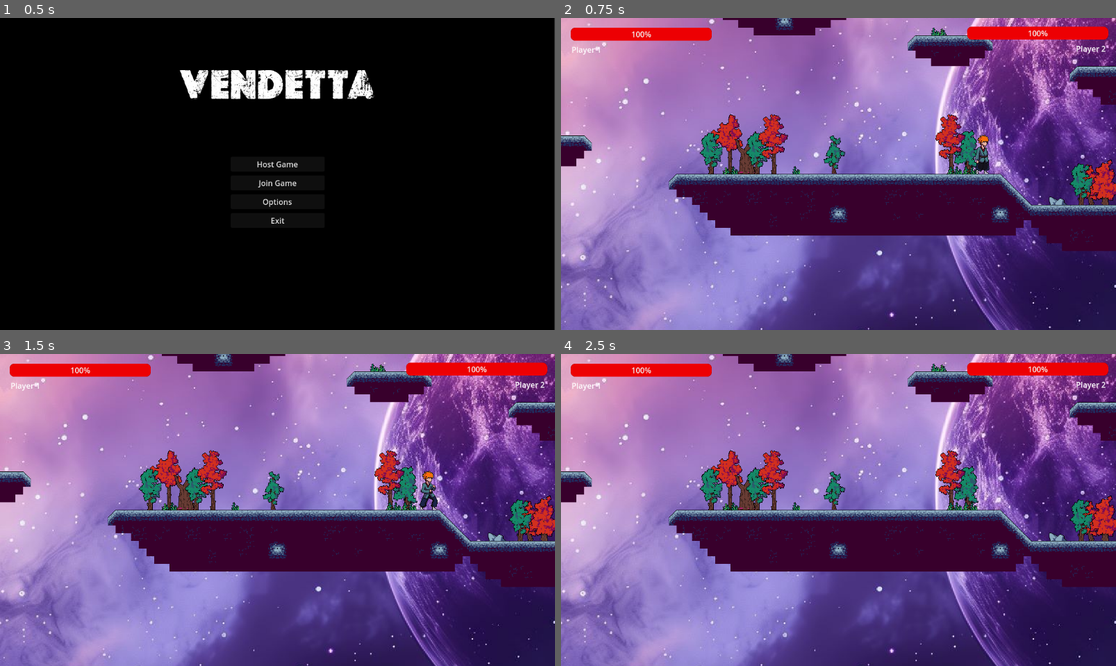
Above: before the commit, frames 1-4 (two rows, left to right).
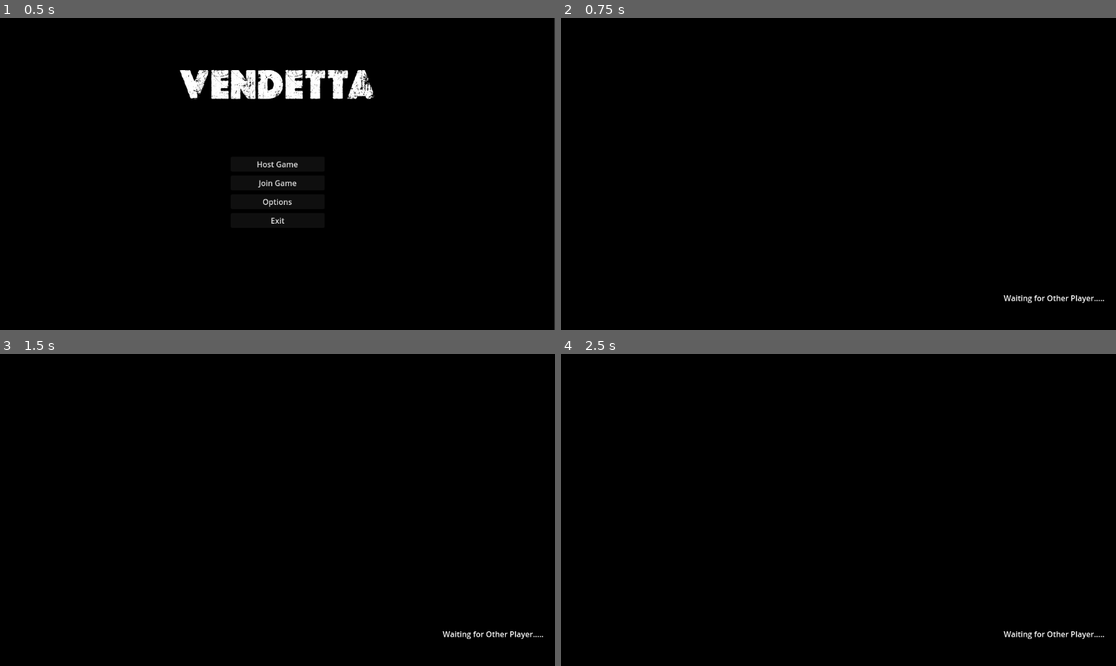
Above: after the commit, the same moments.

Repository: CharlieFour/Vendeta
Game: Godot game, scene res://scenes/menu.tscn
The game is run twice, just before and just after one commit, with the same random seed, the same clock (stepped at 60 frames per second) and the same inputs.
Inputs:
- Up to frame 1 (0.5 s): no input
- Up to frame 2 (0.75 s): click "Host Game" at 0.5 s
- Up to frame 3 (1.5 s): tap Enter at 1.25 s; hold D (move_right) from 1.28 s (still down); tap J (attack1) at 1.35 s
- Up to frame 4 (2.5 s): keep holding D (move_right); tap W (jump) at 1.52, 1.82, 2.27 s; tap K (attack2) at 1.55, 2.1 s; tap L (attack3) at 2.3 s

Frame 1 is identical in both runs. In frame 2, 100% of the frame differs, in the area x 0-100%, y 0-100%; in frame 3, 100%; in frame 4, 100%.

Commit message:
Matchmaking Improvised
As a player, I want a faster and more reliable matchmaking experience so that I can quickly connect with opponents and start playing without delays.

Diff:
--- a/project.godot
+++ b/project.godot
@@ -14,6 +14,10 @@
 run/main_scene="uid://ufir5bssedab"
 config/features=PackedStringArray("4.4", "Forward Plus")
 config/icon="res://icon.svg"
+
+[autoload]
+
+Global="*res://script/global.gd"
 
 [input]
 
--- a/scenes/fighter.tscn
+++ b/scenes/fighter.tscn
@@ -276,7 +276,7 @@
 "duration": 1.0,
 "texture": SubResource("AtlasTexture_80g32")
 }],
-"loop": true,
+"loop": false,
 "name": &"dead",
 "speed": 5.0
 }, {
@@ -423,10 +423,10 @@
 }]
 
 [sub_resource type="RectangleShape2D" id="RectangleShape2D_3wvek"]
-size = Vector2(31, 80)
+size = Vector2(26, 80)
 
 [sub_resource type="RectangleShape2D" id="RectangleShape2D_o4lsg"]
-size = Vector2(6, 47)
+size = Vector2(39, 47)
 
 [sub_resource type="SceneReplicationConfig" id="SceneReplicationConfig_o4lsg"]
 properties/0/path = NodePath(".:collision_layer")
@@ -500,17 +500,18 @@
 [node name="AnimatedSprite2D" type="AnimatedSprite2D" parent="."]
 position = Vector2(1, -65)
 sprite_frames = SubResource("SpriteFrames_ql5yn")
-animation = &"idle"
+animation = &"dead"
 autoplay = "idle"
 
 [node name="CollisionShape2D" type="CollisionShape2D" parent="."]
-position = Vector2(0.5, -40)
+position = Vector2(0, -40)
 shape = SubResource("RectangleShape2D_3wvek")
 
 [node name="HitBox" type="Area2D" parent="."]
+collision_layer = 2
 
 [node name="CollisionShape2D" type="CollisionShape2D" parent="HitBox"]
-position = Vector2(17, -57)
+position = Vector2(0.5, -56)
 shape = SubResource("RectangleShape2D_o4lsg")
 
 [node name="MultiplayerSynchronizer" type="MultiplayerSynchronizer" parent="."]
--- a/scenes/game.tscn
+++ b/scenes/game.tscn
@@ -17,7 +17,6 @@
 [ext_resource type="Texture2D" uid="uid://ct5r1f0cyn5gw" path="res://assets/city_tileset/3 Objects/Trees/1.png" id="14_bt5mj"]
 [ext_resource type="Texture2D" uid="uid://cmgxh50agojcp" path="res://assets/city_tileset/3 Objects/Trees/4.png" id="15_e1j6l"]
 [ext_resource type="Texture2D" uid="uid://blaw5bdxlt6b1" path="res://assets/city_tileset/3 Objects/Trees/5.png" id="16_pl11u"]
-[ext_resource type="PackedScene" uid="uid://dpj8lwh8rjsgw" path="res://scenes/killzone.tscn" id="17_rysoc"]
 
 [sub_resource type="TileSetAtlasSource" id="TileSetAtlasSource_lnu2h"]
 texture = ExtResource("2_yqjtg")
@@ -567,8 +566,6 @@
 sources/14 = SubResource("TileSetAtlasSource_sgl2t")
 sources/15 = SubResource("TileSetAtlasSource_qouja")
 
-[sub_resource type="WorldBoundaryShape2D" id="WorldBoundaryShape2D_ssvqc"]
-
 [sub_resource type="StyleBoxFlat" id="StyleBoxFlat_1kice"]
 bg_color = Color(0, 0, 0, 1)
 corner_radius_top_left = 10
@@ -616,12 +613,6 @@
 
 [node name="Camera2D" type="Camera2D" parent="."]
 scale = Vector2(2, 2)
-
-[node name="Killzone" parent="." instance=ExtResource("17_rysoc")]
-position = Vector2(3, 468)
-
-[node name="CollisionShape2D" type="CollisionShape2D" parent="Killzone"]
-shape = SubResource("WorldBoundaryShape2D_ssvqc")
 
 [node name="UI" type="CanvasLayer" parent="."]
 unique_name_in_owner = true
--- /dev/null
+++ b/scenes/global.tscn
@@ -0,0 +1,6 @@
+[gd_scene load_steps=2 format=3 uid="uid://ddgy63drd8i7s"]
+
+[ext_resource type="Script" uid="uid://ckwfjktsyei0i" path="res://script/global.gd" id="1_4pk28"]
+
+[node name="global" type="Node"]
+script = ExtResource("1_4pk28")
--- a/scenes/killzone.tscn
+++ /dev/null
@@ -1,13 +0,0 @@
-[gd_scene load_steps=2 format=3 uid="uid://dpj8lwh8rjsgw"]
-
-[ext_resource type="Script" uid="uid://m6futcmed77x" path="res://script/killzone.gd" id="1_xlapc"]
-
-[node name="Killzone" type="Area2D"]
-script = ExtResource("1_xlapc")
-
-[node name="Timer" type="Timer" parent="."]
-wait_time = 0.5
-one_shot = true
-
-[connection signal="body_entered" from="." to="." method="_on_body_entered"]
-[connection signal="timeout" from="Timer" to="." method="_on_timer_timeout"]
--- /dev/null
+++ b/scenes/loss_screen.tscn
@@ -0,0 +1,52 @@
+[gd_scene load_steps=3 format=3 uid="uid://dw4pawe0uj82e"]
+
+[ext_resource type="Script" uid="uid://blxre0nbg8pp1" path="res://script/loss_screen.gd" id="1_q6k04"]
+
+[sub_resource type="CanvasTexture" id="CanvasTexture_s508f"]
+
+[node name="LossScreen" type="Control"]
+layout_mode = 3
+anchors_preset = 0
+offset_right = 1152.0
+offset_bottom = 648.0
+script = ExtResource("1_q6k04")
+
+[node name="TextureRect" type="TextureRect" parent="."]
+modulate = Color(0, 0, 0, 1)
+layout_mode = 2
+offset_right = 1152.0
+offset_bottom = 648.0
+size_flags_horizontal = 3
+size_flags_vertical = 3
+texture = SubResource("CanvasTexture_s508f")
+expand_mode = 1
+
+[node name="Label" type="Label" parent="."]
+layout_mode = 1
+anchors_preset = 5
+anchor_left = 0.5
+anchor_right = 0.5
+offset_left = -258.5
+offset_top = 128.0
+offset_right = 258.5
+offset_bottom = 245.0
+grow_horizontal = 2
+theme_override_font_sizes/font_size = 72
+text = "YOU  LOSE"
+horizontal_alignment = 1
+vertical_alignment = 1
+
+[node name="LoseButton" type="Button" parent="."]
+layout_mode = 1
+anchors_preset = 8
+anchor_left = 0.5
+anchor_top = 0.5
+anchor_right = 0.5
+anchor_bottom = 0.5
+offset_left = -98.5
+offset_top = -17.5
+offset_right = 98.5
+offset_bottom = 17.5
+grow_horizontal = 2
+grow_vertical = 2
+text = "Retun to Main Menu"
--- /dev/null
+++ b/scenes/match_start.tscn
@@ -0,0 +1,149 @@
+[gd_scene load_steps=4 format=3 uid="uid://ctbj23byxubw8"]
+
+[sub_resource type="Animation" id="Animation_urjh2"]
+length = 0.001
+tracks/0/type = "value"
+tracks/0/imported = false
+tracks/0/enabled = true
+tracks/0/path = NodePath("FadeRect:modulate:a")
+tracks/0/interp = 1
+tracks/0/loop_wrap = true
+tracks/0/keys = {
+"times": PackedFloat32Array(0),
+"transitions": PackedFloat32Array(1),
+"update": 0,
+"values": [1.0]
+}
+tracks/1/type = "value"
+tracks/1/imported = false
+tracks/1/enabled = true
+tracks/1/path = NodePath("Countdown:modulate:a")
+tracks/1/interp = 1
+tracks/1/loop_wrap = true
+tracks/1/keys = {
+"times": PackedFloat32Array(0),
+"transitions": PackedFloat32Array(1),
+"update": 0,
+"values": [0.0]
+}
+tracks/2/type = "value"
+tracks/2/imported = false
+tracks/2/enabled = true
+tracks/2/path = NodePath("Countdown:text")
+tracks/2/interp = 1
+tracks/2/loop_wrap = true
+tracks/2/keys = {
+"times": PackedFloat32Array(0),
+"transitions": PackedFloat32Array(1),
+"update": 1,
+"values": [""]
+}
+tracks/3/type = "value"
+tracks/3/imported = false
+tracks/3/enabled = true
+tracks/3/path = NodePath("Countdown:modulate")
+tracks/3/interp = 1
+tracks/3/loop_wrap = true
+tracks/3/keys = {
+"times": PackedFloat32Array(0),
+"transitions": PackedFloat32Array(1),
+"update": 0,
+"values": [Color(1, 1, 1, 0)]
+}
+tracks/4/type = "value"
+tracks/4/imported = false
+tracks/4/enabled = true
+tracks/4/path = NodePath("FadeRect:modulate")
+tracks/4/interp = 1
+tracks/4/loop_wrap = true
+tracks/4/keys = {
+"times": PackedFloat32Array(0),
+"transitions": PackedFloat32Array(1),
+"update": 0,
+"values": [Color(0, 0, 0, 1)]
+}
+
+[sub_resource type="Animation" id="Animation_g3cif"]
+resource_name = "match_start"
+length = 5.0
+tracks/0/type = "value"
+tracks/0/imported = false
+tracks/0/enabled = true
+tracks/0/path = NodePath("FadeRect:modulate")
+tracks/0/interp = 1
+tracks/0/loop_wrap = true
+tracks/0/keys = {
+"times": PackedFloat32Array(0, 4.46667, 5),
+"transitions": PackedFloat32Array(1, 1, 1),
+"update": 0,
+"values": [Color(0, 0, 0, 1), Color(0, 0, 0, 1), Color(0, 0, 0, 0)]
+}
+tracks/1/type = "value"
+tracks/1/imported = false
+tracks/1/enabled = true
+tracks/1/path = NodePath("Countdown:modulate")
+tracks/1/interp = 1
+tracks/1/loop_wrap = true
+tracks/1/keys = {
+"times": PackedFloat32Array(0.5),
+"transitions": PackedFloat32Array(1),
+"update": 0,
+"values": [Color(1, 1, 1, 1)]
+}
+tracks/2/type = "value"
+tracks/2/imported = false
+tracks/2/enabled = true
+tracks/2/path = NodePath("Countdown:text")
+tracks/2/interp = 1
+tracks/2/loop_wrap = true
+tracks/2/keys = {
+"times": PackedFloat32Array(0.5, 1.5, 2.5, 3.5, 4.5),
+"transitions": PackedFloat32Array(1, 1, 1, 1, 1),
+"update": 1,
+"values": ["3", "2", "1", "Fight!", ""]
+}
+
+[sub_resource type="AnimationLibrary" id="AnimationLibrary_6wy3p"]
+_data = {
+&"RESET": SubResource("Animation_urjh2"),
+&"match_start": SubResource("Animation_g3cif")
+}
+
+[node name="MatchStart" type="CanvasLayer"]
+layer = 10
+
+[node name="FadeRect" type="ColorRect" parent="."]
+modulate = Color(0, 0, 0, 1)
+offset_right = 1152.0
+offset_bottom = 648.0
+color = Color(0, 0, 0, 1)
+
+[node name="Waiting" type="Label" parent="."]
+offset_left = 828.0
+offset_top = 570.0
+offset_right = 1129.0
+offset_bottom = 619.0
+text = "Waiting for Other Player....."
+horizontal_alignment = 2
+
+[node name="Countdown" type="Label" parent="."]
+modulate = Color(1, 1, 1, 0)
+anchors_preset = 8
+anchor_left = 0.5
+anchor_top = 0.5
+anchor_right = 0.5
+anchor_bottom = 0.5
+offset_left = -96.0
+offset_top = -52.5
+offset_right = 96.0
+offset_bottom = 52.5
+grow_horizontal = 2
+grow_vertical = 2
+theme_override_font_sizes/font_size = 50
+horizontal_alignment = 1
+vertical_alignment = 1
+
+[node name="AnimationPlayer" type="AnimationPlayer" parent="."]
+libraries = {
+&"": SubResource("AnimationLibrary_6wy3p")
+}
--- /dev/null
+++ b/scenes/win_screen.tscn
@@ -0,0 +1,52 @@
+[gd_scene load_steps=3 format=3 uid="uid://bdavk7it40gmn"]
+
+[ext_resource type="Script" uid="uid://oy1h5ksg331e" path="res://script/win_screen.gd" id="1_wv5lq"]
+
+[sub_resource type="CanvasTexture" id="CanvasTexture_s508f"]
+
+[node name="WinScreen" type="Control"]
+layout_mode = 3
+anchors_preset = 0
+offset_right = 1152.0
+offset_bottom = 648.0
+script = ExtResource("1_wv5lq")
+
+[node name="TextureRect" type="TextureRect" parent="."]
+modulate = Color(0, 0, 0, 1)
+layout_mode = 2
+offset_right = 1152.0
+offset_bottom = 648.0
+size_flags_horizontal = 3
+size_flags_vertical = 3
+texture = SubResource("CanvasTexture_s508f")
+expand_mode = 1
+
+[node name="Label" type="Label" parent="."]
+layout_mode = 1
+anchors_preset = 5
+anchor_left = 0.5
+anchor_right = 0.5
+offset_left = -258.5
+offset_top = 128.0
+offset_right = 258.5
+offset_bottom = 245.0
+grow_horizontal = 2
+theme_override_font_sizes/font_size = 72
+text = "YOU  WIN"
+horizontal_alignment = 1
+vertical_alignment = 1
+
+[node name="WinButton" type="Button" parent="."]
+layout_mode = 1
+anchors_preset = 8
+anchor_left = 0.5
+anchor_top = 0.5
+anchor_right = 0.5
+anchor_bottom = 0.5
+offset_left = -98.5
+offset_top = -17.5
+offset_right = 98.5
+offset_bottom = 17.5
+grow_horizontal = 2
+grow_vertical = 2
+text = "Retun to Main Menu"
--- a/script/fighter.gd
+++ b/script/fighter.gd
@@ -11,50 +11,79 @@
 const JUMP_VELOCITY := -500.0
 const GRAVITY := 1200.0
 
-# State
+# Health
+var health := 100
+var is_dead := false
 var is_attacking := false
 var is_hurt := false
-var is_dead := false
-var health := 100
 var attack_timer := 0.0
 const ATTACK_TIMEOUT := 1.0
 
-# For sync interpolation
+# For network sync interpolation
 var target_position: Vector2
 var target_anim: String = "idle"
 var target_flip_h: bool = false
 
+# UI references (setup once in _ready)
+@onready var health_bar: ProgressBar
+@onready var name_label: Label
+
+var can_control := false
+
+@rpc("any_peer")
+func start_player_control():
+	can_control = true
+
+
 func _ready():
 	print("Spawned Fighter. My ID:", multiplayer.get_unique_id(), " Authority:", get_multiplayer_authority())
+
 	await get_tree().create_timer(0.1).timeout
-	# Only allow non-authority instances to receive replication
+
+	var root = get_tree().root.get_node("Game")
+	var ui = root.get_node("UI")
+
+	if is_multiplayer_authority():
+		health_bar = ui.get_node("Player1HealthBar")
+		name_label = ui.get_node("Player1Label")
+	else:
+		health_bar = ui.get_node("Player2HealthBar")
+		name_label = ui.get_node("Player2Label")
+
+	name_label.text = "You" if is_multiplayer_authority() else "Enemy"
+	health_bar.value = health
+
 	sync.set_process(!is_multiplayer_authority())
 	sync.public_visibility = true
-	# Initialize target position for non-authoritative player
+
 	if not is_multiplayer_authority():
 		target_position = global_position
 
-func _physics_process(delta: float) -> void:
+	if not sprite.animation_finished.is_connected(_on_animated_sprite_2d_animation_finished):
+		sprite.animation_finished.connect(_on_animated_sprite_2d_animation_finished)
+
+func _physics_process(delta):
 	if is_multiplayer_authority():
 		_process_local_player(delta)
-		# Sync position, animation, and flip_h for remote players
 		rpc("sync_state", global_position, sprite.animation, sprite.flip_h)
 	else:
-		# Remote player: interpolate to sync position smoothly
 		global_position = global_position.lerp(target_position, 10 * delta)
 		if sprite.animation != target_anim:
 			sprite.play(target_anim)
 		sprite.flip_h = target_flip_h
 
-func _process_local_player(delta: float) -> void:
+func _process_local_player(delta):
+	if not can_control:
+		return
+
 	if is_dead:
 		velocity.x = 0
-		sprite.play("dead")
-		return
-
-	if is_hurt:
-		velocity.x = 0
-		sprite.play("hurt")
+		if sprite.animation != "dead":
+			sprite.play("dead")
+		return
+
+	if is_attacking:
+		velocity.x = 0
 		return
 
 	if not is_on_floor():
@@ -69,11 +98,7 @@
 	var is_running := is_moving and Input.is_action_pressed("run")
 	var current_speed := RUN_SPEED if is_running else SPEED
 
-	if not is_attacking or not is_on_floor():
-		velocity.x = direction * current_speed
-	else:
-		velocity.x = 0
-
+	velocity.x = direction * current_speed if not is_attacking else 0
 	if direction != 0:
 		sprite.flip_h = direction < 0
 
@@ -88,8 +113,7 @@
 		start_attack("attack3")
 	elif not is_attacking:
 		if not is_on_floor():
-			if velocity.y < 0:
-				sprite.play("jump")
+			sprite.play("jump")
 		elif is_moving:
 			sprite.play("sprint" if is_running else "walk")
 		else:
@@ -97,23 +121,49 @@
 
 	move_and_slide()
 
-# Corrected sync_state without "unreliable" annotation
+func _process(delta):
+	if is_attacking:
+		attack_timer += delta
+		if attack_timer > ATTACK_TIMEOUT:
+			is_attacking = false
+			hitbox_area.monitoring = false
+			sprite.play("idle")
+			attack_timer = 0.0
+
 @rpc
-func sync_state(pos: Vector2, anim: String, flip: bool) -> void:
-	if is_multiplayer_authority():
-		return
-	# Set target values for remote players to follow
+func sync_state(pos: Vector2, anim: String, flip: bool):
+	if is_multiplayer_authority(): return
 	target_position = pos
 	target_anim = anim
 	target_flip_h = flip
 
-func start_attack(animation_name: String) -> void:
+func start_attack(anim_name: String):
 	is_attacking = true
 	attack_timer = 0.0
 	if is_on_floor():
 		velocity.x = 0
-	sprite.play(animation_name)
+	sprite.play(anim_name)
 	hitbox_area.monitoring = true
+
+@rpc("any_peer")
+func remote_take_damage(amount: int, from_left: bool):
+	take_damage(amount)
+	apply_knockback(Vector2(200 * (1 if from_left else -1), -100))
+
+@rpc("any_peer", "reliable")
+func broadcast_defeat(defeated_peer_id: int):
+	if defeated_peer_id != multiplayer.get_unique_id():
+		await get_tree().create_timer(1.5).timeout
+		show_win_screen()
+
+func show_win_screen():
+	print("You win!")
+	get_tree().change_scene_to_file("res://scenes/win_screen.tscn")
+
+func show_loss_screen():
+	print("You lose.")
+	get_tree().change_scene_to_file("res://scenes/loss_screen.tscn")
+
 
 func take_damage(amount: int) -> void:
 	if is_dead:
@@ -125,19 +175,47 @@
 
 	health -= damage
 
+	# Sync to both peers
+	sync_health.rpc(health)
+	sync_health(health) # ← LOCAL call too
+
 	if health <= 0:
 		is_dead = true
 		sprite.play("dead")
+
+		# Tell ALL players who died (by their peer ID)
+		rpc("broadcast_defeat", multiplayer.get_unique_id())
+
+		# Show loss screen locally
+		await get_tree().create_timer(1.5).timeout
+		show_loss_screen()
 	else:
 		is_hurt = true
 		sprite.play("hurt")
 
-func _on_HitboxArea_body_entered(body: Node2D) -> void:
-	if body.has_method("take_damage"):
-		body.take_damage(10)
-	if body.has_method("apply_knockback"):
-		var direction := 1 if not sprite.flip_h else -1
-		body.apply_knockback(Vector2(200 * direction, -100))
+@rpc("any_peer")
+func sync_health(hp: int) -> void:
+	health = hp
+	update_health_ui()
+
+func update_health_ui() -> void:
+	var ui = get_tree().root.get_node("Game/UI")
+
+	if is_multiplayer_authority():
+		ui.get_node("Player1HealthBar").value = health
+		ui.get_node("Player1Label").text = "You: %d HP" % health
+	else:
+		ui.get_node("Player2HealthBar").value = health
+		ui.get_node("Player2Label").text = "Enemy: %d HP" % health
+
+func apply_knockback(force: Vector2):
+	velocity += force
+
+func _on_hit_box_body_entered(body: Node2D):
+	if body == self or not is_attacking: return
+	if body.has_method("remote_take_damage"):
+		var from_left = global_position.x < body.global_position.x
+		body.rpc_id(body.get_multiplayer_authority(), "remote_take_damage", 10, from_left)
 
 func _on_animated_sprite_2d_animation_finished() -> void:
 	if sprite.animation in ["attack1", "attack2", "attack3"]:
@@ -146,15 +224,8 @@
 		sprite.play("idle")
 	elif sprite.animation == "hurt":
 		is_hurt = false
-		sprite.play("idle")
+		if not is_dead:
+			sprite.play("idle")
 	elif sprite.animation == "dead":
+		# Stay dead
 		pass
-
-func _process(delta: float) -> void:
-	if is_attacking:
-		attack_timer += delta
-		if attack_timer > ATTACK_TIMEOUT:
-			is_attacking = false
-			hitbox_area.monitoring = false
-			sprite.play("idle")
-			attack_timer = 0.0
--- a/script/game_manager.gd
+++ b/script/game_manager.gd
@@ -2,30 +2,83 @@
 
 @onready var fighter_scene = preload("res://scenes/fighter.tscn")
 
+@onready var match_start_ui = preload("res://scenes/match_start.tscn").instantiate()
+@onready var ui_layer := get_parent().get_node("UI")
+
+var players_ready := 0
+var spawned_players := {}
+
 func _ready():
-	# For all peers (host and client)
-	if not multiplayer.peer_connected.is_connected(spawn_player):
-		multiplayer.peer_connected.connect(spawn_player)
+	# Instance match start UI and add it to scene
+	ui_layer.add_child(match_start_ui)
 
+	# Connect multiplayer signals
+	multiplayer.peer_connected.connect(_on_peer_connected)
 	multiplayer.peer_disconnected.connect(_on_peer_disconnected)
 
-	# Spawn for self
+	if Global.is_host:
+		match_start_ui.get_node("Waiting").show()
+	else:
+		match_start_ui.get_node("Waiting").hide()
+
 	spawn_player(multiplayer.get_unique_id())
 
 func spawn_player(peer_id: int) -> void:
-	await get_tree().create_timer(0.1).timeout  # Delay to avoid premature sync
+	await get_tree().create_timer(0.1).timeout
+	if spawned_players.has(peer_id): return
 
 	var fighter = fighter_scene.instantiate()
 	add_child(fighter)
+	fighter.set_multiplayer_authority(peer_id)
+	fighter.name = "Fighter_%s" % str(peer_id)
+	spawned_players[peer_id] = fighter
 
-	fighter.set_multiplayer_authority(peer_id)
-	fighter.name = "Fighter_%s" % str(peer_id)  # Helps debug and avoids node conflicts
-	fighter.global_position = Vector2(10 + 290 * (peer_id % 2), 0)
+	# Set spawn positions and orientation
+	if peer_id == 1:
+		fighter.global_position = Vector2(-250, 0)
+		fighter.get_node("AnimatedSprite2D").flip_h = false
+	else:
+		fighter.global_position = Vector2(650, 0)
+		fighter.get_node("AnimatedSprite2D").flip_h = true
 
+	players_ready += 1
+	if players_ready == 2:
+		start_match_sequence()
 
+func _on_peer_connected(peer_id: int) -> void:
+	print("Peer connected:", peer_id)
+	if not spawned_players.has(peer_id):
+		spawn_player(peer_id)
 
 func _on_peer_disconnected(peer_id: int) -> void:
 	print("Peer disconnected:", peer_id)
-	for child in get_children():
-		if child.get_multiplayer_authority() == peer_id:
-			child.queue_free()
+	if spawned_players.has(peer_id):
+		spawned_players[peer_id].queue_free()
+		spawned_players.erase(peer_id)
+		players_ready = max(0, players_ready - 1)
+
+# Start the match after countdown
+func start_match_sequence():
+	match_start_ui.get_node("Waiting").hide()
+
+	var anim = match_start_ui.get_node("AnimationPlayer")
+	anim.play("match_start")
+	await anim.animation_finished
+
+	# Enable control
+	for fighter in spawned_players.values():
+		fighter.rpc("start_player_control")
+
+	# Optionally remove UI
+	match_start_ui.queue_free()
+
+
+# Countdown before enabling player control
+func countdown() -> void:
+	var countdown_label = match_start_ui.get_node("Countdown")
+	countdown_label.show()
+	for step in [3, 2, 1, "Fight!"]:
+		countdown_label.text = str(step)
+		await get_tree().create_timer(1).timeout
+	countdown_label.text = ""
+	countdown_label.hide()
--- /dev/null
+++ b/script/global.gd
@@ -0,0 +1,3 @@
+extends Node
+
+var is_host := false
--- a/script/killzone.gd
+++ /dev/null
@@ -1,8 +0,0 @@
-extends Area2D
-
-@onready var timer: Timer = $Timer
-
-func _on_body_entered(_body: Node2D) -> void:	 timer.start()
-
-func _on_timer_timeout() -> void:
-	get_tree().reload_current_scene()
--- /dev/null
+++ b/script/loss_screen.gd
@@ -0,0 +1,9 @@
+extends Control
+
+@onready var lose_button: Button = $LoseButton
+
+func _on_return_button_pressed():
+	get_tree().change_scene_to_file("res://scenes/menu.tscn")
+
+func _ready():
+	$LoseButton.pressed.connect(_on_return_button_pressed)
--- a/script/menu.gd
+++ b/script/menu.gd
@@ -1,22 +1,20 @@
 extends Control
 
 var peer = ENetMultiplayerPeer.new()
+var is_host := false
 
 func _on_host_pressed() -> void:
-	peer.create_server(135)  # Port to host on
+	Global.is_host = true
+	peer.create_server(135)
 	multiplayer.multiplayer_peer = peer
-	multiplayer.peer_connected.connect(_on_peer_connected)
-	multiplayer.peer_disconnected.connect(_on_peer_disconnected)
-	print("Hosting on port 135")
 	get_tree().change_scene_to_file("res://scenes/game.tscn")
 
 func _on_join_pressed() -> void:
-	peer.create_client("localhost", 135)  # Replace with host IP for real connection
+	Global.is_host = false
+	peer.create_client("localhost", 135)
 	multiplayer.multiplayer_peer = peer
-	multiplayer.connected_to_server.connect(_on_connected)
-	multiplayer.connection_failed.connect(_on_connection_failed)
-	print("Attempting to join...")
 	get_tree().change_scene_to_file("res://scenes/game.tscn")
+
 
 func _on_connected():
 	print("Successfully connected to host.")
--- a/script/option_menu.gd
+++ b/script/option_menu.gd
@@ -6,9 +6,9 @@
 @onready var back_button = $VBoxContainer/BackButton
 
 # Placeholder for saving options
-var player_name := "New Name"
-var selected_character := ""
-var selected_pet := ""
+var player_name := "Player"
+var selected_character := "Fighter"
+var selected_pet := "Mew"
 
 func _ready():
 	# Fill character and pet dropdowns
--- /dev/null
+++ b/script/win_screen.gd
@@ -0,0 +1,9 @@
+extends Control
+
+@onready var win_button: Button = $WinButton
+
+func _on_return_button_pressed():
+	get_tree().change_scene_to_file("res://scenes/menu.tscn")
+
+func _ready():
+	$WinButton.pressed.connect(_on_return_button_pressed)
Not shown: 1 places in scenes/game.tscn that only renumber resources
Not shown, added: script/global.gd.uid
Not shown, removed: script/killzone.gd.uid
Not shown, added: script/loss_screen.gd.uid
Not shown, added: script/win_screen.gd.uid
